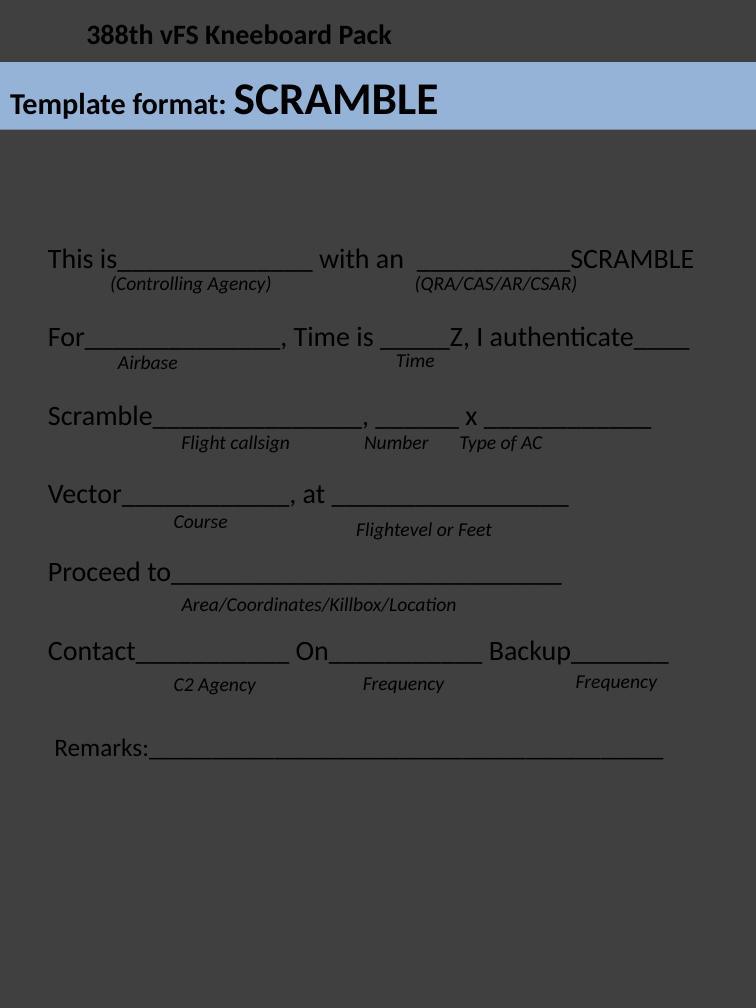
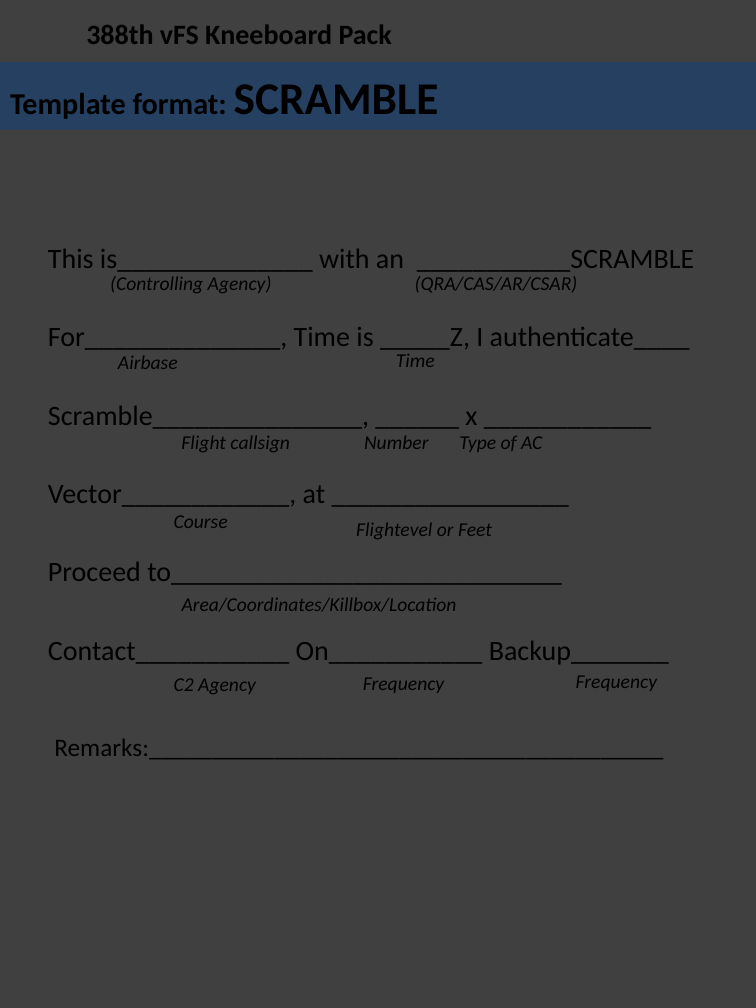
Before and after one commit to 132nd-vWing/132-TRP-388, a slide deck: slide 40 of Kneeboard Pack/388 Kneeboard Pack.pptx (slide 41 before the commit). Drawn at 756x1008 pixels with LibreOffice and Linux fonts; fonts in the diff are those of the drawing; background and template pictures are left out. Boxes give left, top, right and bottom in pixels: in the first picture for what was removed or moved away, otherwise in the second. Text is boxed around its words. In the diff, an @@ line names an element or a change of style, - is before the commit and + after.

```diff
--- a/Kneeboard Pack/388 Kneeboard Pack.pptx
+++ b/Kneeboard Pack/388 Kneeboard Pack.pptx
@@ title "Template format: SCRAMBLE" at bbox=[0, 62, 756, 130]: fill #95B3D7 to #254061 @@
```
Also in this commit, not shown: 5 other slides changed, 1 slide added, 2 slides removed.
